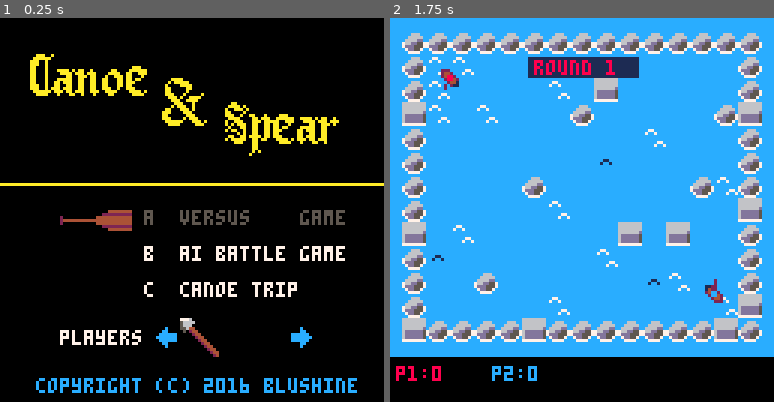
Above: before the commit, frames 1-2 (left to right).
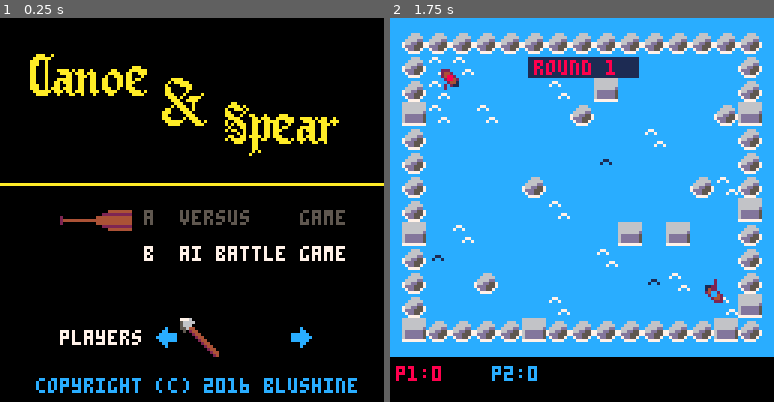
Above: after the commit, the same moments.

Repository: BluShine/CANOE-AND-SPEAR
Game: PICO-8 cartridge canoe-and-spear.p8
The game is run twice, just before and just after one commit, with the same random seed, the same clock (stepped at 60 frames per second) and the same inputs.
Inputs:
- Up to frame 1 (0.25 s): no input
- Up to frame 2 (1.75 s): tap X (X key) at 0.33, 1.07 s; tap O (Z key) at 0.7, 1.7 s; hold Right from 1.6 s (still down)

The runs differ from the first frame. In frame 1, 0.6% of the frame differs, in the area x 37-78%, y 68-73%; in frame 2, nothing differs.

Commit message:
Removed trip mode
Removed unused trip mode option from the menu.

Diff:
--- a/canoe-and-spear.p8
+++ b/canoe-and-spear.p8
@@ -564,7 +564,7 @@
 
 function update_title()
  if(btnp(3)) then
-  mselect = (mselect + 1) % 3
+  mselect = (mselect + 1) % 2
   sfx(3)
  end
  if(btnp(2)) then
@@ -729,7 +729,7 @@
   7 - (players == 1 and 2 or 0))
   --gray out if 1p
  print("b  ai battle game", 48, 76, 7)
- print("c  canoe trip", 48, 88, 7)
+ --print("c  canoe trip", 48, 88, 7)
  -- cursor
  local sely = 64 + mselect * 12
  spr(34, 20, sely)
